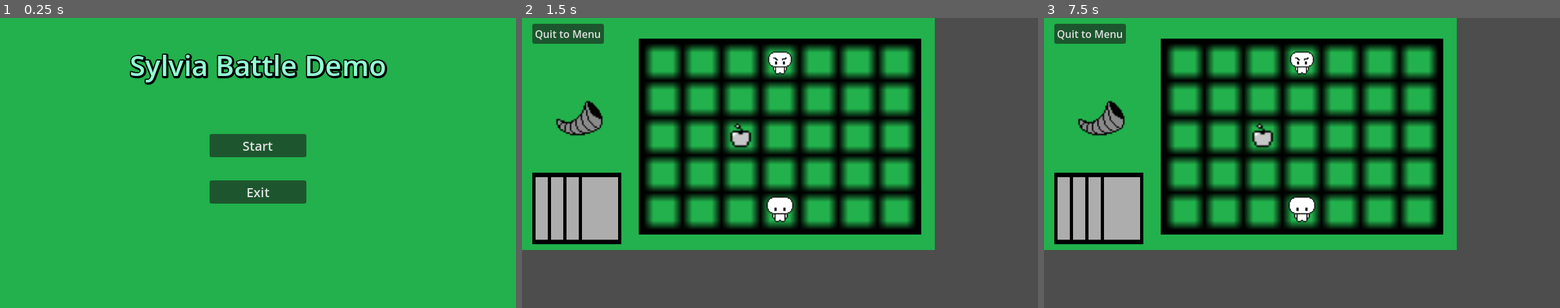
Above: before the commit, frames 1-3 (left to right).
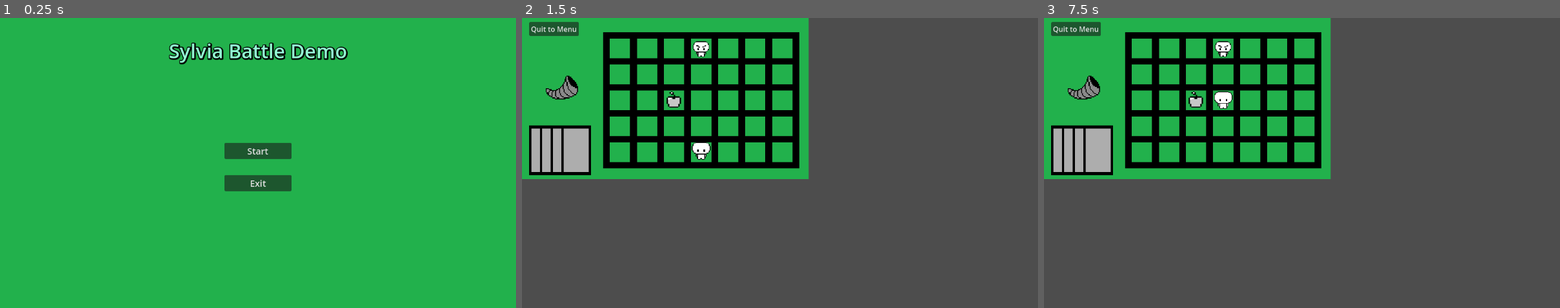
Above: after the commit, the same moments.

Repository: Endermandels/Sylvia
Game: Godot game, scene res://start_menu/start_menu.tscn
Same seed, same stepped clock (60 frames per second), same inputs: the game is played once before the commit and once after it.
Inputs (mouse positions are in pixels of both pictures, inside the frame that each line leads up to):
- Up to frame 1 (0.25 s): no input
- Up to frame 2 (1.5 s): click "Start" at 0.5 s; tap Enter at 1.25 s; move the mouse to (661, 61) at 1.27 s; click (661, 61) at 1.42 s
- Up to frame 3 (7.5 s): tap Space at 2, 3.5, 5 s; move the mouse to (1224, 61) at 2.02 s; click (1224, 61) at 2.17 s; tap Enter at 2.75, 4.25 s; move the mouse to (1260, 61) at 2.77 s; click (1260, 61) at 2.92 s; move the mouse to (1302, 61) at 3.52 s; click (1302, 61) at 3.67 s; move the mouse to (1343, 61) at 4.27 s; click (1343, 61) at 4.42 s; move the mouse to (1379, 61) at 5.02 s; click (1379, 61) at 5.17 s; move the mouse to (1420, 61) at 5.77 s; click (1420, 61) at 5.92 s; move the mouse to (1183, 99) at 6.52 s; click (1183, 99) at 6.67 s; move the mouse to (1224, 99) at 7.27 s; click (1224, 99) at 7.42 s

The runs differ from the first frame. In frame 1, 6.4% of the frame differs, in the area x 25-76%, y 8-64%; in frame 2, 52%; in frame 3, 52%, in the area x 0-80%, y 0-80%.

Commit message:
Fix project settings to keep aspect ratio

Diff:
--- a/project.godot
+++ b/project.godot
@@ -18,8 +18,7 @@
 [display]
 
 window/size/always_on_top=true
-window/stretch/mode="2d"
-window/stretch/aspect="expand"
+window/stretch/mode="viewport"
 window/size/width=1920
 window/size/height=1080
 window/size/test_width=1280
@@ -27,4 +26,5 @@
 
 [rendering]
 
+textures/canvas_textures/default_texture_filter=0
 renderer/rendering_method="mobile"
